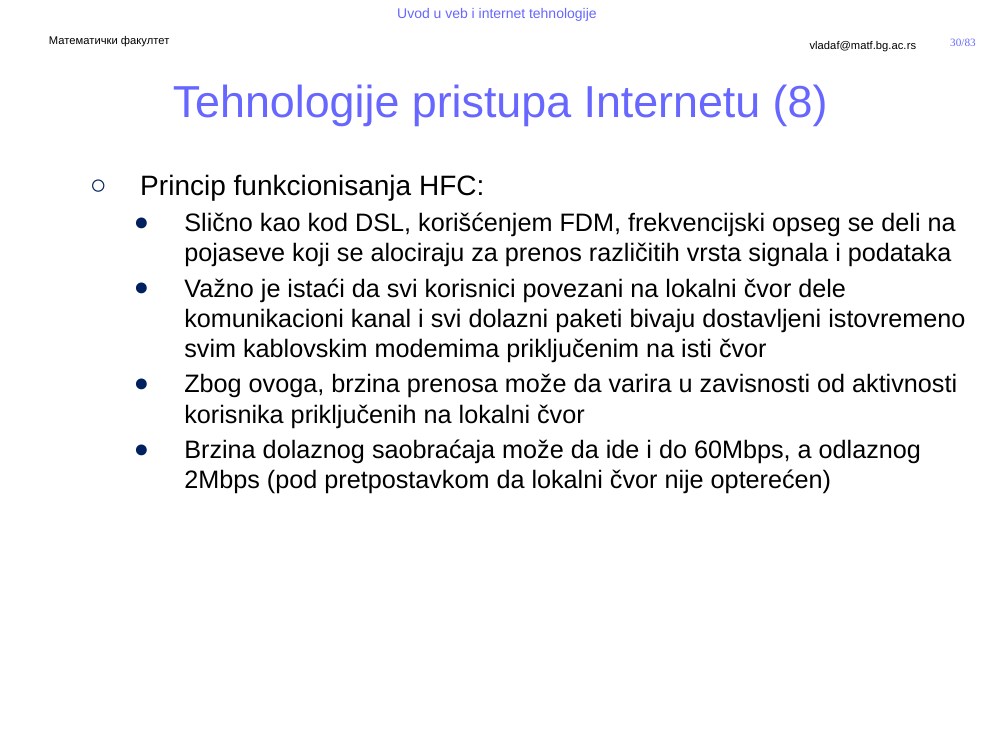
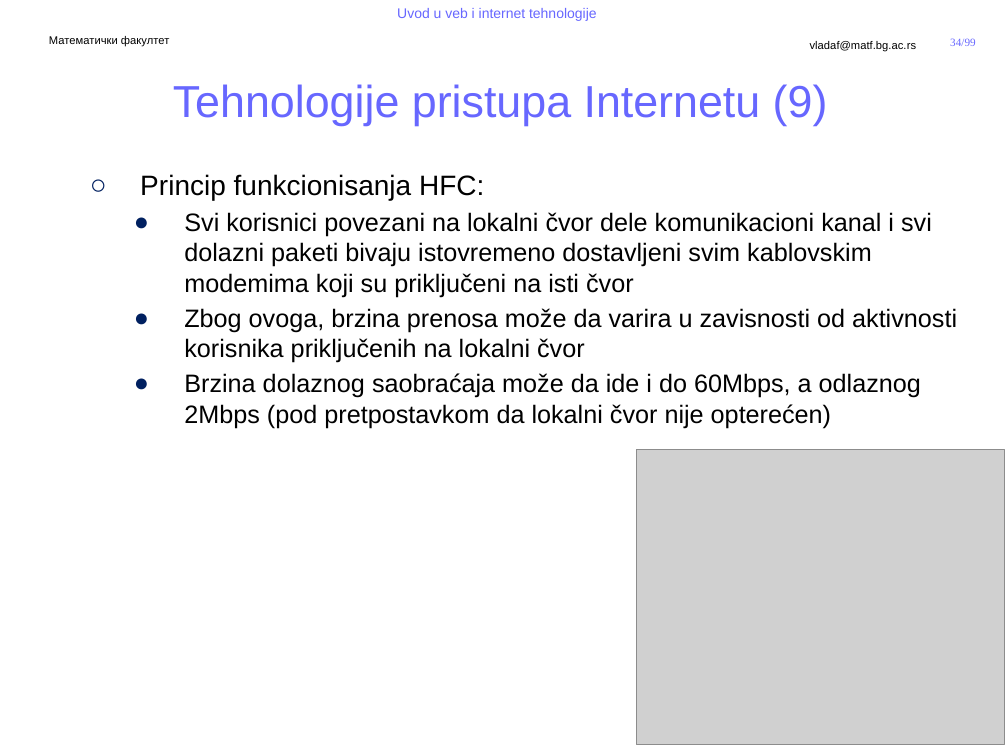
Before and after one commit to MatfUVIT/info, a slide deck: slide 34 of predavanja/prezentacije/UVIT01-02-Uvod u Internet.pptx (slide 30 before the commit). Drawn at 1008x756 pixels with LibreOffice and Linux fonts; fonts in the diff are those of the drawing; grey boxes stand for pictures; background and template pictures are left out. Boxes give left, top, right and bottom in pixels: in the first picture for what was removed or moved away, otherwise in the second. Text is boxed around its words. In the diff, an @@ line names an element or a change of style, - is before the commit and + after.

```diff
--- a/predavanja/prezentacije/UVIT01-02-Uvod u Internet.pptx
+++ b/predavanja/prezentacije/UVIT01-02-Uvod u Internet.pptx
@@ page number at [950,38,976,46]: text changed @@
-30/83
+34/99
@@ title at [173,84,828,126]: text changed @@
-Tehnologije pristupa Internetu (8)
+Tehnologije pristupa Internetu (9)
@@ text at [184,212,932,297]: text changed @@
-    ● Slično kao kod DSL, korišćenjem FDM, frekvencijski opseg se deli na pojaseve koji se alociraju za prenos različitih vrsta signala i podataka
-    ● Važno je istaći da svi korisnici povezani na lokalni čvor dele komunikacioni kanal i svi dolazni paketi bivaju dostavljeni istovremeno svim kablovskim modemima priključenim na isti čvor
+    ● Svi korisnici povezani na lokalni čvor dele komunikacioni kanal i svi dolazni paketi bivaju istovremeno dostavljeni svim kablovskim modemima koji su priključeni na isti čvor
@@ picture added at [637,450,1005,745] @@
```
Also in this commit, not shown: 27 other slides changed, 18 slides added, 2 slides removed, 3 other files.
